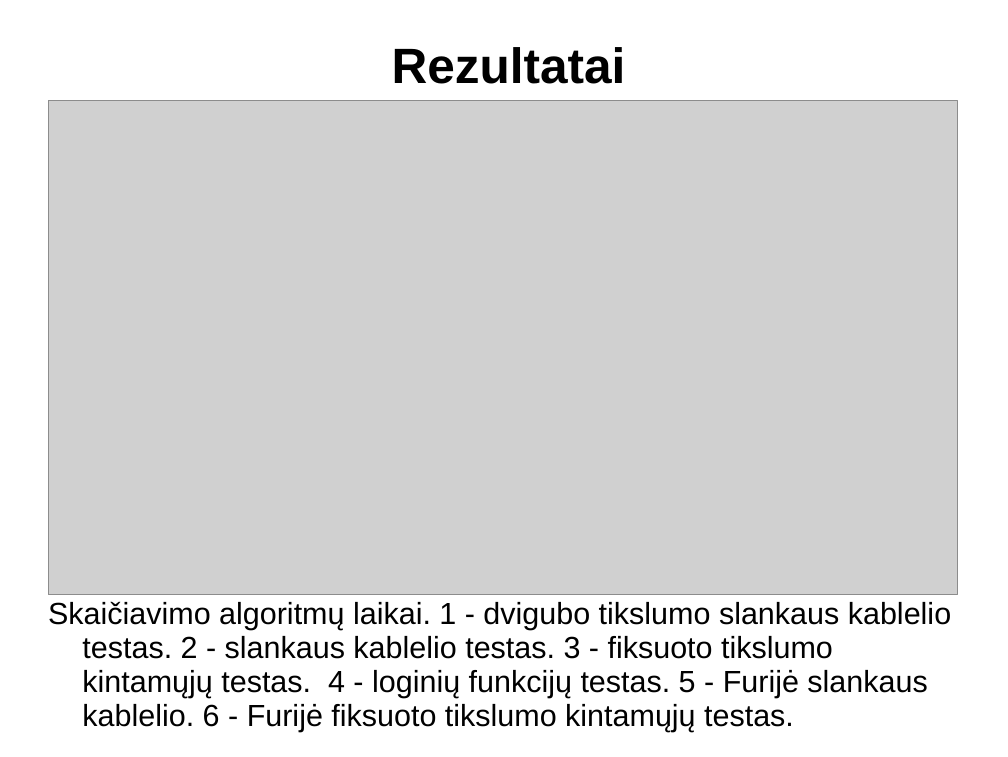
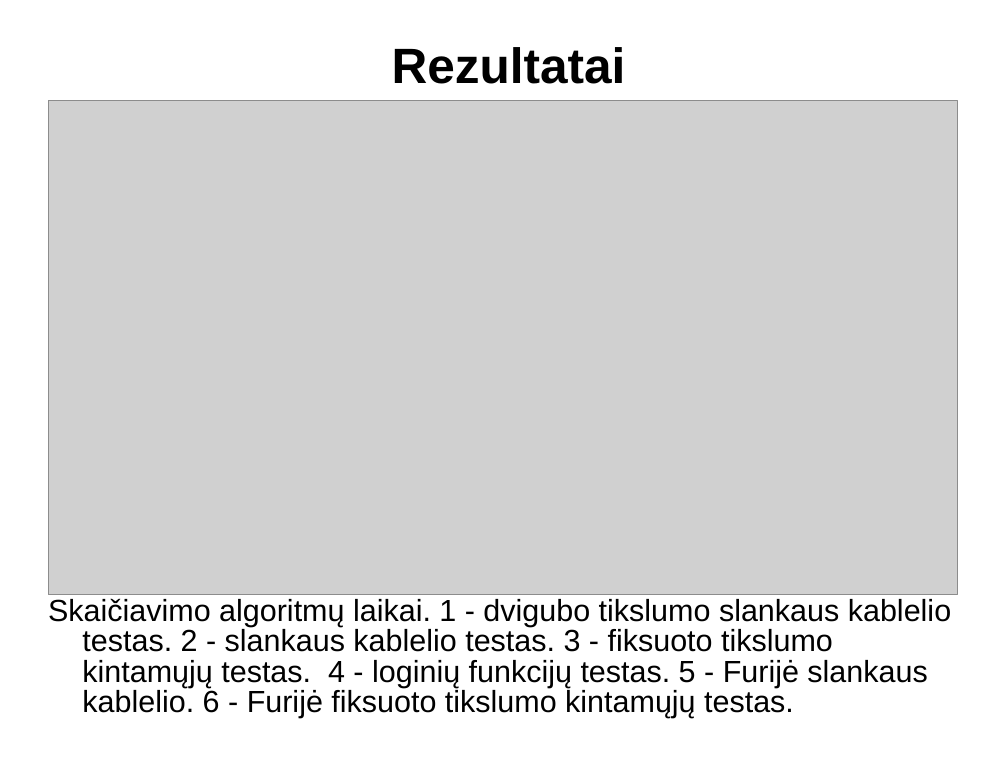
Before and after one commit to kurmis/bakis, a slide deck: slide 9 of pristatymas bak/Mindaugas Kurmauskas.ppt. Drawn at 1008x757 pixels with LibreOffice and Linux fonts; fonts in the diff are those of the drawing; grey boxes stand for pictures. Boxes give left, top, right and bottom in pixels: in the first picture for what was removed or moved away, otherwise in the second. Text is boxed around its words. In the diff, an @@ line names an element or a change of style, - is before the commit and + after.

```diff
--- a/pristatymas bak/Mindaugas Kurmauskas.ppt
+++ b/pristatymas bak/Mindaugas Kurmauskas.ppt
@@ text "Skaičiavimo algoritmų laikai. 1 - ..." at box(48, 598, 951, 718): line spacing 0.93 to 0.83 @@
```
Also in this commit, not shown: 9 other slides changed, 2 other files.
